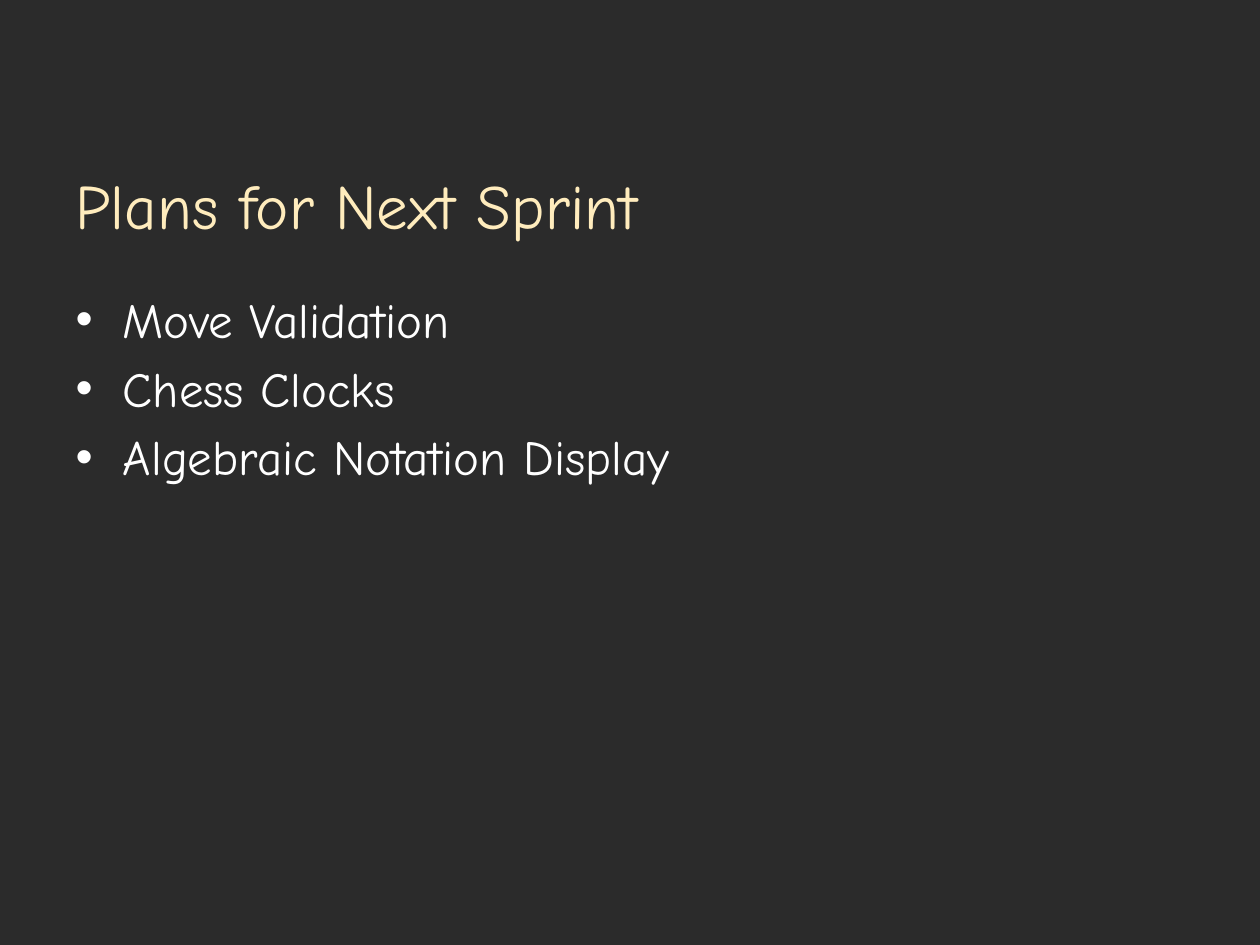
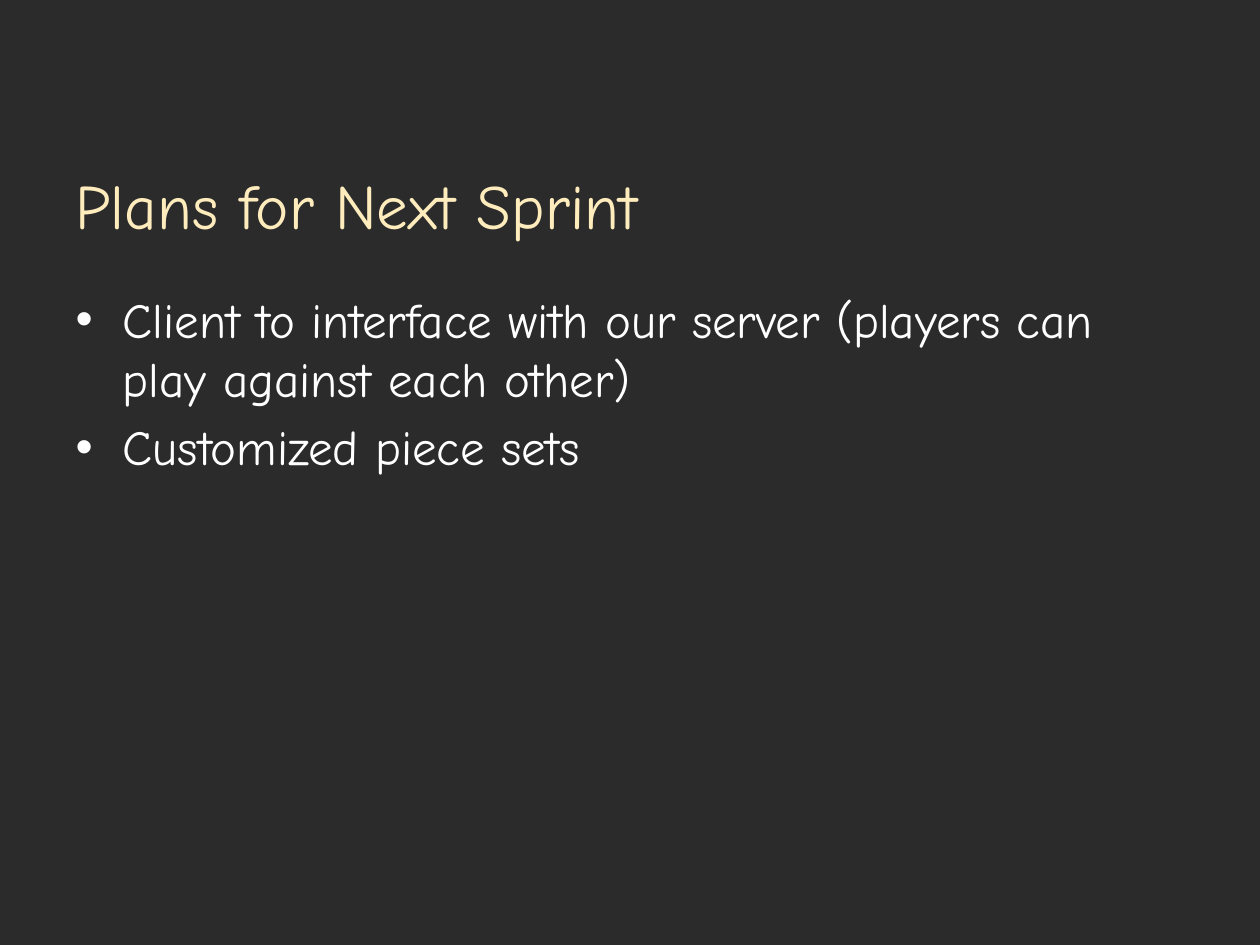
Before and after one commit to lance66/play-zone, a slide deck: slide 13 of doc/PowerPoints/Sprint 3 Term 2/Winter 2015 S3 Presentation.pptx. Drawn at 1260x945 pixels with LibreOffice and Linux fonts; fonts in the diff are those of the drawing; background and template pictures are left out; a plain dark background stands for a picture behind light text. Boxes give left, top, right and bottom in pixels: in the first picture for what was removed or moved away, otherwise in the second. Text is boxed around its words. In the diff, an @@ line names an element or a change of style, - is before the commit and + after.

```diff
--- a/doc/PowerPoints/Sprint 3 Term 2/Winter 2015 S3 Presentation.pptx
+++ b/doc/PowerPoints/Sprint 3 Term 2/Winter 2015 S3 Presentation.pptx
@@ text at (x1=123, y1=299, x2=1093, y2=475): text changed @@
-• Move Validation
-• Chess Clocks
-• Algebraic Notation Display
+• Client to interface with our server (players can play against each other)
+• Customized piece sets
```
Also in this commit, not shown: 1 other slide changed, 1 other file.
